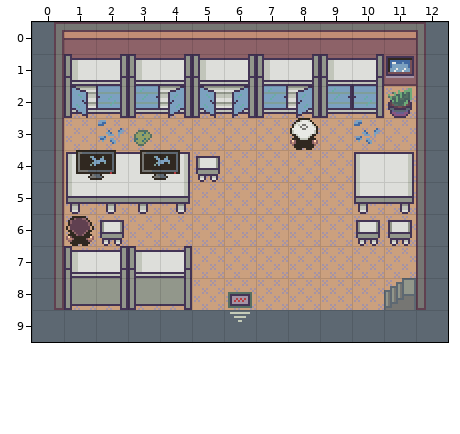
An edit to a level. Tiled map, assets/maps/story/24_lab.tmx. The picture above was drawn from the file before the commit.
Cells are 16x16 px. Shown: x 0..12, y 0..9.
Once edited:
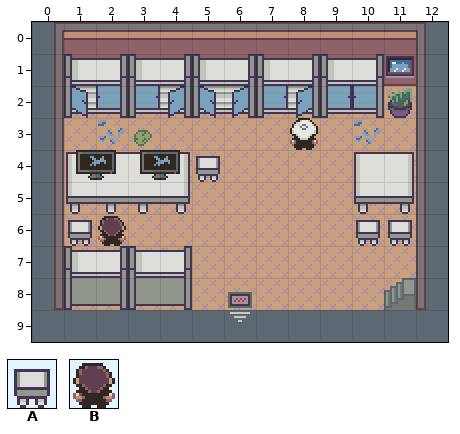
Key: from "lab": A 5 "Solid"; from "npc": B 21 "NPC".
_ is an empty cell, . an unchanged one.
Objects are placed by their top-left corner, in cells (3,4 is the top-left corner of cell 3,4); size is 1x1 cell unless given.
Difference:
--- layer "npcs"
-B "NPC" at 1,6
+B "NPC" at 2,6
--- layer "Tile Layer 2"
@@ x 1..2 @@
- 6 _A
+ 6 A_
Changed places in both pictures, as pixel boxes (x1, y1, x2, y2):
changed: (66, 216, 126, 246)
